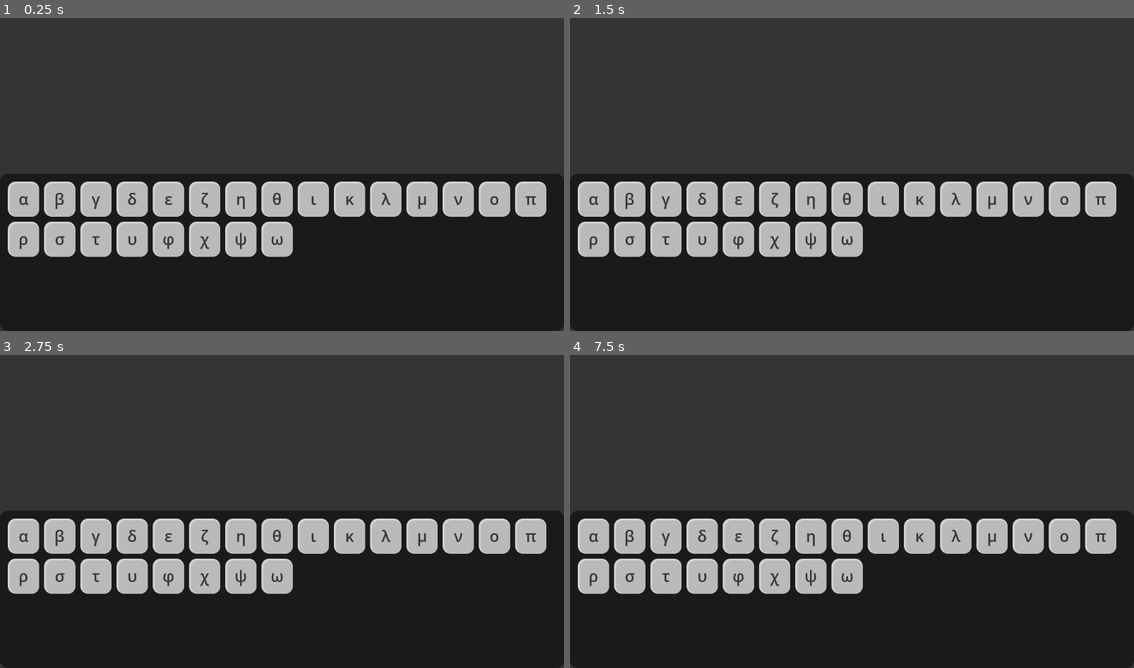
Above: before the commit, frames 1-4 (two rows, left to right).
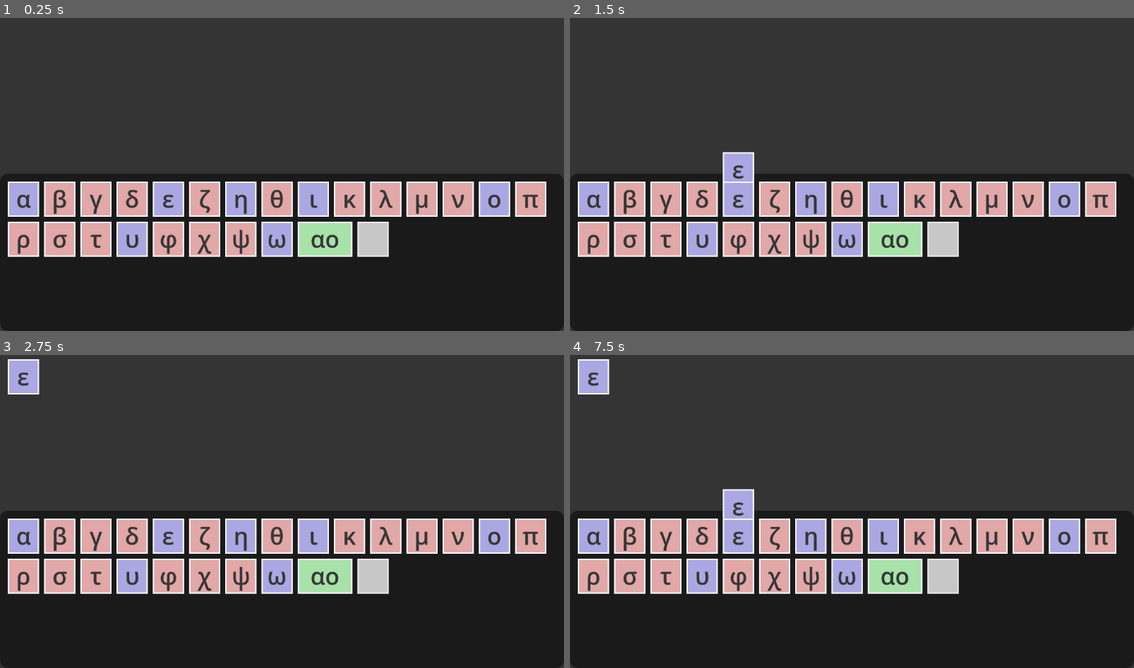
Above: after the commit, the same moments.

Repository: SpyCoderX/Greek-Edu
Game: Godot game, scene res://main.tscn
Two runs of this game, one before a commit and one after it. Both use one fixed random seed, a clock stepped at 60 frames per second and the inputs below.
Inputs (mouse positions are in pixels of both pictures, inside the frame that each line leads up to):
- Up to frame 1 (0.25 s): no input
- Up to frame 2 (1.5 s): tap Enter at 0.5 s; move the mouse to (976, 155) at 0.52 s; click (976, 155) at 0.67 s; tap Space at 1.25 s; move the mouse to (739, 187) at 1.27 s; click (739, 187) at 1.42 s
- Up to frame 3 (2.75 s): tap Enter at 2 s; move the mouse to (338, 439) at 2.02 s; click (338, 439) at 2.17 s
- Up to frame 4 (7.5 s): tap Space at 2.75, 5 s; move the mouse to (823, 574) at 2.77 s; click (823, 574) at 2.92 s; move the mouse to (1021, 558) at 3.52 s; click (1021, 558) at 3.67 s; tap Enter at 4.25 s; move the mouse to (682, 461) at 4.27 s; click (682, 461) at 4.42 s; move the mouse to (880, 508) at 5.02 s; click (880, 508) at 5.17 s; move the mouse to (767, 430) at 5.77 s; click (767, 430) at 5.92 s; move the mouse to (976, 492) at 6.52 s; click (976, 492) at 6.67 s; move the mouse to (739, 524) at 7.27 s; click (739, 524) at 7.42 s

The runs differ from the first frame. In frame 1, 16% of the frame differs, in the area x 1-97%, y 52-77%; in frame 2, 16%; in frame 3, 17%; in frame 4, 17%, in the area x 1-97%, y 1-77%.

Commit message:
Product v1

Diff:
--- /dev/null
+++ b/Assets/Diphthong Card Selected.svg
@@ -0,0 +1,56 @@
+<?xml version="1.0" encoding="UTF-8" standalone="no"?>
+<!-- Created with Inkscape (http://www.inkscape.org/) -->
+
+<svg
+   width="112"
+   height="72"
+   viewBox="0 0 29.633333 19.05"
+   version="1.1"
+   id="svg1"
+   inkscape:version="1.3.2 (091e20e, 2023-11-25, custom)"
+   sodipodi:docname="Diphthong Card Selected.svg"
+   xmlns:inkscape="http://www.inkscape.org/namespaces/inkscape"
+   xmlns:sodipodi="http://sodipodi.sourceforge.net/DTD/sodipodi-0.dtd"
+   xmlns="http://www.w3.org/2000/svg"
+   xmlns:svg="http://www.w3.org/2000/svg">
+  <sodipodi:namedview
+     id="namedview1"
+     pagecolor="#ffffff"
+     bordercolor="#000000"
+     borderopacity="0.25"
+     inkscape:showpageshadow="2"
+     inkscape:pageopacity="0.0"
+     inkscape:pagecheckerboard="0"
+     inkscape:deskcolor="#d1d1d1"
+     inkscape:document-units="px"
+     inkscape:zoom="8.6778906"
+     inkscape:cx="38.488616"
+     inkscape:cy="36.702468"
+     inkscape:window-width="1920"
+     inkscape:window-height="1057"
+     inkscape:window-x="-8"
+     inkscape:window-y="-8"
+     inkscape:window-maximized="1"
+     inkscape:current-layer="layer1" />
+  <defs
+     id="defs1" />
+  <g
+     inkscape:label="Layer 1"
+     inkscape:groupmode="layer"
+     id="layer1">
+    <rect
+       style="fill:#def2db;fill-opacity:1;stroke-width:0.625802;stroke-linecap:round;stroke-linejoin:round"
+       id="rect1"
+       width="29.633333"
+       height="19.049999"
+       x="0"
+       y="0" />
+    <rect
+       style="fill:#aee3aa;fill-opacity:1;stroke-width:0.582891;stroke-linecap:round;stroke-linejoin:round"
+       id="rect2"
+       width="28.045834"
+       height="17.4625"
+       x="0.79374999"
+       y="0.79374999" />
+  </g>
+</svg>
--- /dev/null
+++ b/Assets/Diphthong Card.svg
@@ -0,0 +1,56 @@
+<?xml version="1.0" encoding="UTF-8" standalone="no"?>
+<!-- Created with Inkscape (http://www.inkscape.org/) -->
+
+<svg
+   width="112"
+   height="72"
+   viewBox="0 0 29.633333 19.05"
+   version="1.1"
+   id="svg1"
+   inkscape:version="1.3.2 (091e20e, 2023-11-25, custom)"
+   sodipodi:docname="Diphthong Card.svg"
+   xmlns:inkscape="http://www.inkscape.org/namespaces/inkscape"
+   xmlns:sodipodi="http://sodipodi.sourceforge.net/DTD/sodipodi-0.dtd"
+   xmlns="http://www.w3.org/2000/svg"
+   xmlns:svg="http://www.w3.org/2000/svg">
+  <sodipodi:namedview
+     id="namedview1"
+     pagecolor="#ffffff"
+     bordercolor="#000000"
+     borderopacity="0.25"
+     inkscape:showpageshadow="2"
+     inkscape:pageopacity="0.0"
+     inkscape:pagecheckerboard="0"
+     inkscape:deskcolor="#d1d1d1"
+     inkscape:document-units="px"
+     inkscape:zoom="4.3389453"
+     inkscape:cx="41.945677"
+     inkscape:cy="56.3501"
+     inkscape:window-width="1536"
+     inkscape:window-height="841"
+     inkscape:window-x="1912"
+     inkscape:window-y="305"
+     inkscape:window-maximized="1"
+     inkscape:current-layer="layer1" />
+  <defs
+     id="defs1" />
+  <g
+     inkscape:label="Layer 1"
+     inkscape:groupmode="layer"
+     id="layer1">
+    <rect
+       style="fill:#f4f4f4;fill-opacity:1;stroke-width:0.625802;stroke-linecap:round;stroke-linejoin:round"
+       id="rect1"
+       width="29.633333"
+       height="19.049999"
+       x="0"
+       y="0" />
+    <rect
+       style="fill:#a7e2a8;fill-opacity:1;stroke-width:0.582891;stroke-linecap:round;stroke-linejoin:round"
+       id="rect2"
+       width="28.045834"
+       height="17.4625"
+       x="0.79374999"
+       y="0.79374999" />
+  </g>
+</svg>
--- a/Assets/Letter Card Selected.svg
+++ b/Assets/Letter Card Selected.svg
@@ -23,9 +23,9 @@
      inkscape:pagecheckerboard="0"
      inkscape:deskcolor="#d1d1d1"
      inkscape:document-units="px"
-     inkscape:zoom="2.1694726"
-     inkscape:cx="6.9141227"
-     inkscape:cy="61.535692"
+     inkscape:zoom="8.6778906"
+     inkscape:cx="17.515777"
+     inkscape:cy="29.442639"
      inkscape:window-width="1920"
      inkscape:window-height="1057"
      inkscape:window-x="-8"
@@ -39,22 +39,18 @@
      inkscape:groupmode="layer"
      id="layer1">
     <rect
-       style="fill:#c9d9d9;stroke:none;stroke-width:0.264583;stroke-linecap:round;stroke-linejoin:round;fill-opacity:1"
+       style="fill:#f2dbdb;stroke-width:0.473062;stroke-linecap:round;stroke-linejoin:round;fill-opacity:1"
        id="rect1"
        width="16.933332"
        height="19.049999"
        x="0"
-       y="-1.110223e-16"
-       rx="4.2333331"
-       ry="4.2333331" />
+       y="0" />
     <rect
-       style="fill:#afc5c5;fill-opacity:1;stroke:none;stroke-width:0.248369;stroke-linecap:round;stroke-linejoin:round"
+       style="fill:#e3aaaa;fill-opacity:1;stroke-width:0.43117;stroke-linecap:round;stroke-linejoin:round"
        id="rect2"
-       width="15.805226"
-       height="17.984863"
-       x="1.1281064"
-       y="1.0651363"
-       rx="3.9513066"
-       ry="3.9966359" />
+       width="15.345833"
+       height="17.4625"
+       x="0.79374999"
+       y="0.79374999" />
   </g>
 </svg>
--- a/Assets/Letter Card.svg
+++ b/Assets/Letter Card.svg
@@ -24,12 +24,12 @@
      inkscape:deskcolor="#d1d1d1"
      inkscape:document-units="px"
      inkscape:zoom="8.6778906"
-     inkscape:cx="7.0293581"
-     inkscape:cy="38.89194"
-     inkscape:window-width="1920"
-     inkscape:window-height="1057"
-     inkscape:window-x="-8"
-     inkscape:window-y="-8"
+     inkscape:cx="17.515777"
+     inkscape:cy="29.557874"
+     inkscape:window-width="1536"
+     inkscape:window-height="841"
+     inkscape:window-x="1912"
+     inkscape:window-y="305"
      inkscape:window-maximized="1"
      inkscape:current-layer="layer1" />
   <defs
@@ -39,22 +39,18 @@
      inkscape:groupmode="layer"
      id="layer1">
     <rect
-       style="fill:#d1d1d1;stroke:none;stroke-width:0.264583;stroke-linecap:round;stroke-linejoin:round;fill-opacity:1"
+       style="fill:#f4f4f4;stroke-width:0.473062;stroke-linecap:round;stroke-linejoin:round;fill-opacity:1"
        id="rect1"
        width="16.933332"
        height="19.049999"
        x="0"
-       y="-1.110223e-16"
-       rx="4.2333331"
-       ry="4.2333331" />
+       y="0" />
     <rect
-       style="fill:#bababa;fill-opacity:1;stroke:none;stroke-width:0.248369;stroke-linecap:round;stroke-linejoin:round"
+       style="fill:#e2a7a7;fill-opacity:1;stroke-width:0.43117;stroke-linecap:round;stroke-linejoin:round"
        id="rect2"
-       width="15.805226"
-       height="17.984863"
-       x="1.1281064"
-       y="1.0651363"
-       rx="3.9513066"
-       ry="3.9966359" />
+       width="15.345833"
+       height="17.4625"
+       x="0.79374999"
+       y="0.79374999" />
   </g>
 </svg>
--- /dev/null
+++ b/Assets/Space Card.svg
@@ -0,0 +1,56 @@
+<?xml version="1.0" encoding="UTF-8" standalone="no"?>
+<!-- Created with Inkscape (http://www.inkscape.org/) -->
+
+<svg
+   width="64"
+   height="72"
+   viewBox="0 0 16.933333 19.05"
+   version="1.1"
+   id="svg1"
+   inkscape:version="1.3.2 (091e20e, 2023-11-25, custom)"
+   sodipodi:docname="Space Card.svg"
+   xmlns:inkscape="http://www.inkscape.org/namespaces/inkscape"
+   xmlns:sodipodi="http://sodipodi.sourceforge.net/DTD/sodipodi-0.dtd"
+   xmlns="http://www.w3.org/2000/svg"
+   xmlns:svg="http://www.w3.org/2000/svg">
+  <sodipodi:namedview
+     id="namedview1"
+     pagecolor="#ffffff"
+     bordercolor="#000000"
+     borderopacity="0.25"
+     inkscape:showpageshadow="2"
+     inkscape:pageopacity="0.0"
+     inkscape:pagecheckerboard="0"
+     inkscape:deskcolor="#d1d1d1"
+     inkscape:document-units="px"
+     inkscape:zoom="8.6778906"
+     inkscape:cx="17.515777"
+     inkscape:cy="29.557874"
+     inkscape:window-width="1920"
+     inkscape:window-height="1057"
+     inkscape:window-x="-8"
+     inkscape:window-y="-8"
+     inkscape:window-maximized="1"
+     inkscape:current-layer="layer1" />
+  <defs
+     id="defs1" />
+  <g
+     inkscape:label="Layer 1"
+     inkscape:groupmode="layer"
+     id="layer1">
+    <rect
+       style="fill:#e7e7e7;stroke-width:0.473062;stroke-linecap:round;stroke-linejoin:round;fill-opacity:1"
+       id="rect1"
+       width="16.933332"
+       height="19.049999"
+       x="0"
+       y="0" />
+    <rect
+       style="fill:#c7c7c7;fill-opacity:1;stroke-width:0.43117;stroke-linecap:round;stroke-linejoin:round"
+       id="rect2"
+       width="15.345833"
+       height="17.4625"
+       x="0.79374999"
+       y="0.79374999" />
+  </g>
+</svg>
--- /dev/null
+++ b/Assets/Vowel Card Selected.svg
@@ -0,0 +1,56 @@
+<?xml version="1.0" encoding="UTF-8" standalone="no"?>
+<!-- Created with Inkscape (http://www.inkscape.org/) -->
+
+<svg
+   width="64"
+   height="72"
+   viewBox="0 0 16.933333 19.05"
+   version="1.1"
+   id="svg1"
+   inkscape:version="1.3.2 (091e20e, 2023-11-25, custom)"
+   sodipodi:docname="Vowel Card Selected.svg"
+   xmlns:inkscape="http://www.inkscape.org/namespaces/inkscape"
+   xmlns:sodipodi="http://sodipodi.sourceforge.net/DTD/sodipodi-0.dtd"
+   xmlns="http://www.w3.org/2000/svg"
+   xmlns:svg="http://www.w3.org/2000/svg">
+  <sodipodi:namedview
+     id="namedview1"
+     pagecolor="#ffffff"
+     bordercolor="#000000"
+     borderopacity="0.25"
+     inkscape:showpageshadow="2"
+     inkscape:pageopacity="0.0"
+     inkscape:pagecheckerboard="0"
+     inkscape:deskcolor="#d1d1d1"
+     inkscape:document-units="px"
+     inkscape:zoom="8.6778906"
+     inkscape:cx="17.515777"
+     inkscape:cy="29.557874"
+     inkscape:window-width="1920"
+     inkscape:window-height="1057"
+     inkscape:window-x="-8"
+     inkscape:window-y="-8"
+     inkscape:window-maximized="1"
+     inkscape:current-layer="layer1" />
+  <defs
+     id="defs1" />
+  <g
+     inkscape:label="Layer 1"
+     inkscape:groupmode="layer"
+     id="layer1">
+    <rect
+       style="fill:#dbddf2;stroke-width:0.473062;stroke-linecap:round;stroke-linejoin:round;fill-opacity:1"
+       id="rect1"
+       width="16.933332"
+       height="19.049999"
+       x="0"
+       y="0" />
+    <rect
+       style="fill:#aaafe3;fill-opacity:1;stroke-width:0.43117;stroke-linecap:round;stroke-linejoin:round"
+       id="rect2"
+       width="15.345833"
+       height="17.4625"
+       x="0.79374999"
+       y="0.79374999" />
+  </g>
+</svg>
--- /dev/null
+++ b/Assets/Vowel Card.svg
@@ -0,0 +1,56 @@
+<?xml version="1.0" encoding="UTF-8" standalone="no"?>
+<!-- Created with Inkscape (http://www.inkscape.org/) -->
+
+<svg
+   width="64"
+   height="72"
+   viewBox="0 0 16.933333 19.05"
+   version="1.1"
+   id="svg1"
+   inkscape:version="1.3.2 (091e20e, 2023-11-25, custom)"
+   sodipodi:docname="Vowel Card.svg"
+   xmlns:inkscape="http://www.inkscape.org/namespaces/inkscape"
+   xmlns:sodipodi="http://sodipodi.sourceforge.net/DTD/sodipodi-0.dtd"
+   xmlns="http://www.w3.org/2000/svg"
+   xmlns:svg="http://www.w3.org/2000/svg">
+  <sodipodi:namedview
+     id="namedview1"
+     pagecolor="#ffffff"
+     bordercolor="#000000"
+     borderopacity="0.25"
+     inkscape:showpageshadow="2"
+     inkscape:pageopacity="0.0"
+     inkscape:pagecheckerboard="0"
+     inkscape:deskcolor="#d1d1d1"
+     inkscape:document-units="px"
+     inkscape:zoom="8.6778906"
+     inkscape:cx="17.515777"
+     inkscape:cy="29.557874"
+     inkscape:window-width="1536"
+     inkscape:window-height="841"
+     inkscape:window-x="1912"
+     inkscape:window-y="305"
+     inkscape:window-maximized="1"
+     inkscape:current-layer="layer1" />
+  <defs
+     id="defs1" />
+  <g
+     inkscape:label="Layer 1"
+     inkscape:groupmode="layer"
+     id="layer1">
+    <rect
+       style="fill:#f4f4f4;stroke-width:0.473062;stroke-linecap:round;stroke-linejoin:round;fill-opacity:1"
+       id="rect1"
+       width="16.933332"
+       height="19.049999"
+       x="0"
+       y="0" />
+    <rect
+       style="fill:#aaa7e2;fill-opacity:1;stroke-width:0.43117;stroke-linecap:round;stroke-linejoin:round"
+       id="rect2"
+       width="15.345833"
+       height="17.4625"
+       x="0.79374999"
+       y="0.79374999" />
+  </g>
+</svg>
--- /dev/null
+++ b/Scripts/Diphthong.gd
@@ -0,0 +1,7 @@
+extends Letter
+class_name Diphthong
+
+func _init():
+	SIZE = Vector2(112,72)
+	Normal_Texture = preload("res://Assets/Diphthong Card.svg")
+	Selected_Texture = preload("res://Assets/Diphthong Card Selected.svg")
--- a/Scripts/Letter.gd
+++ b/Scripts/Letter.gd
@@ -3,5 +3,15 @@
 
 @export var Lower : String
 @export var Upper : String
-@export var Vowel : bool = false
+@export var Vowel : bool = false:
+	set(new_vowel):
+		Vowel = new_vowel
+		if Vowel:
+			Normal_Texture = preload("res://Assets/Vowel Card.svg")
+			Selected_Texture = preload("res://Assets/Vowel Card Selected.svg")
 @export var Sound : AudioStream
+
+var SIZE : Vector2 = Vector2(64,72)
+
+var Normal_Texture : Texture = preload("res://Assets/Letter Card.svg")
+var Selected_Texture : Texture = preload("res://Assets/Letter Card Selected.svg")
--- /dev/null
+++ b/Scripts/Space.gd
@@ -0,0 +1,5 @@
+extends Letter
+class_name Space
+func _init():
+	Normal_Texture = preload("res://Assets/Space Card.svg")
+	Selected_Texture = preload("res://Assets/Space Card.svg")
--- a/Scripts/main.gd
+++ b/Scripts/main.gd
@@ -6,6 +6,7 @@
 @export var TileRef : PackedScene
 
 var Text : Array[Tile]
+var Letters : Array[Tile]
 
 const Spacing : Vector2 = Vector2(10,10)
 
@@ -15,44 +16,85 @@
 
 func setup() -> void:
 	for c in Characters:
-		addNewTile(c)
+		addGeneratorTile(c)
+
 
 func deleteTile(tile:Tile):
-	tile.queue_free()
+	tile.delete()
 	Text.erase(tile)
 	positionTextTiles()
 
 func addNewTile(c:Letter):
-
 	var tile : Tile = TileRef.instantiate()
-	tile.Character = c
-	tile.position = offsetFromID(Characters.find(c))
+	Letters.append(tile)
+	prepTile(tile,c)
 	LowerGrid.add_child(tile)
 	tile.movedToDeleteArea.connect(deleteTile.bind(tile))
 	tile.movedToTextArea.connect(addTile.bind(tile))
+	tile.mouseMoved.connect(addTile.bind(tile))
+	tile.activatePressedEvent()
+	addTile(tile)
+
+func addGeneratorTile(c):
+	var tile : Tile = TileRef.instantiate()
+	tile.isTileGenerator = true
+	Letters.append(tile)
+	prepTile(tile,c)
+	LowerGrid.add_child(tile)
 	tile.pickedUpFromSpawn.connect(addNewTile.bind(c))
+
+func prepTile(tile,c):
+	tile.Character = c
+	tile.target_position = offsetFromID(Characters.find(c))
+	tile.position = offsetFromID(Characters.find(c))
 	tile.lowerArea = LowerGrid
-	return tile
+
 
 func addTile(tile:Tile):
+	Letters.erase(tile)
 	Text.erase(tile) # If it is being moved around then remove it from the list first.
+	var diff : Vector2 = tile.target_position-tile.position
 	tile.reparent(UpperLines)
-	var id : int
-	if tile.position.x>Text.size()*Tile.SIZE.x || tile.position.y>Tile.SIZE.y*2.5:
-		id = Text.size()
-	else:
-		id = floor(tile.position.x/Tile.SIZE.x+0.5)
+	tile.target_position = tile.position+diff
+	var id : int = len(Text)
+	var offset : Vector2 = Vector2()
+	for x in range(len(Text)):
+		offset.x += Text[x].Character.SIZE.x
+		if offset.x>UpperLines.size.x:
+			offset.x = 0
+			offset.y += Text[x].Character.SIZE.y
+		if tile.Character.SIZE.y+offset.y>tile.target_position.y && offset.x>tile.target_position.x:
+			id = x
+			break
+
 	Text.insert(id,tile)
 	positionTextTiles()
+func sumTextWidth():
+	var width : float = 0
+	for tile in Text:
+		width += tile.Character.SIZE.x
+	return width
 func positionTextTiles():
 	var id : int = 0
 	for letter in Text:
-		letter.position = offsetInTextByID(id)
+		letter.target_position = offsetInTextByID(id)
 		id += 1
 
 func offsetFromID(id):
-	var tilesPerRow : int = ceili(LowerGrid.size.x/(Tile.SIZE.x+Spacing.x)-0.5)
-	return Tile.SIZE/2+Vector2((Tile.SIZE.x+Spacing.x)*(id%tilesPerRow),(Tile.SIZE.y+Spacing.y)*floor(id/tilesPerRow))
+	var offset : Vector2 = Letters[id].Character.SIZE/2
+	for x in range(len(Letters)):
+		if x>=id: break
+		offset.x += Letters[x].Character.SIZE.x + Spacing.x
+		if offset.x>LowerGrid.size.x:
+			offset.x = Letters[id].Character.SIZE.x/2
+			offset.y += Letters[id].Character.SIZE.y + Spacing.y
+	return offset
 func offsetInTextByID(id):
-	var tilesPerRow : int = ceili(UpperLines.size.x/(Tile.SIZE.x)-0.5)
-	return Tile.SIZE/2+Vector2((Tile.SIZE.x)*(id%tilesPerRow),(Tile.SIZE.y)*floor(id/tilesPerRow))
+	var offset : Vector2 = Text[id].Character.SIZE/2
+	for x in range(len(Text)):
+		if x>=id: break
+		offset.x += Text[x].Character.SIZE.x
+		if offset.x>UpperLines.size.x:
+			offset.x = Text[id].Character.SIZE.x/2
+			offset.y += Text[id].Character.SIZE.y
+	return offset
--- a/Scripts/tile.gd
+++ b/Scripts/tile.gd
@@ -1,12 +1,8 @@
 extends Sprite2D
 class_name Tile
 
-static var SIZE : Vector2 = Vector2(64,72)
 
-@export var Normal : Texture
-@export var Selected : Texture
-@export var Pressed : Texture
-
+@export var Offset : Vector2 = Vector2(0,-64)
 
 var isPressed : bool = false
 var contactPoint : Vector2
@@ -18,43 +14,79 @@
 		if text!=null:
 			text.text = Character.Lower
 
+var target_position : Vector2
+var deleted : bool = false
+var isTileGenerator : bool = false
 func _ready() -> void:
-	scale = SIZE/get_rect().size
-	texture = Normal
+	updateVisuals()
 
 func _process(delta: float) -> void:
+	if deleted: return
+	if isTileGenerator: return
 	if isPressed:
-		position = get_global_mouse_position()-contactPoint-(global_position-position)
+		target_position = get_global_mouse_position()-contactPoint-(global_position-position)+Offset
+	position = (position+target_position)/2.0
 
 
-func _unhandled_input(event: InputEvent) -> void:
+func _input(event: InputEvent) -> void:
+	if deleted: return
 	if event is InputEventMouseButton:
 		if isMouseOnThis() && event.pressed:
-			isPressed = true
-			contactPoint = get_global_mouse_position()-global_position
-			texture = Pressed
-			if global_position.y>lowerArea.global_position.y:
-				pickedUpFromSpawn.emit()
+			activatePressedEvent()
 		elif isPressed:
-				position = get_global_mouse_position()-contactPoint-(global_position-position)
-				texture = Selected if isMouseOnThis() else Normal
-				isPressed = false
-				if global_position.y<lowerArea.global_position.y:
-					movedToTextArea.emit()
-				else:
-					movedToDeleteArea.emit()
+			if !isTileGenerator:
+				target_position = get_global_mouse_position()-contactPoint-(global_position-position)+Offset
+			updateVisuals()
+			isPressed = false
+			if target_position.y + (global_position.y-position.y)<lowerArea.global_position.y:
+				movedToTextArea.emit()
+			else:
+				movedToDeleteArea.emit()
 
 	if event is InputEventMouseMotion:
+		if isPressed:
+			mouseMoved.emit()
 		if isMouseOnThis() && !isPressed:
-			texture = Selected
-		elif !isPressed && texture==Selected:
-			texture = Normal
+			updateVisuals()
+		elif !isPressed && texture==Character.Selected_Texture:
+			updateVisuals()
 
 func isMouseOnThis() -> bool:
 	return get_rect().has_point(get_global_mouse_position()-global_position)
+
+func updateVisuals():
+	texture = Character.Normal_Texture
+	scale = Character.SIZE/get_rect().size
+	z_index = 1
+	if isPressed:
+		z_index = 2
+	elif isMouseOnThis() && !isPressed:
+		texture = Character.Selected_Texture
+		scale*=1.1
+	$Label.set_anchors_preset(Control.PRESET_CENTER)
+
+func delete():
+	deleted = true
+	var tween = get_tree().create_tween()
+	tween.set_ease(Tween.EASE_IN)
+	tween.set_trans(Tween.TRANS_QUAD)
+	tween.tween_property(self,"position",Vector2(position.x,6000),2)
+	await tween.finished
+	queue_free()
+
+func activatePressedEvent():
+	isPressed = true
+	contactPoint = get_global_mouse_position()-global_position
+	updateVisuals()
+	if target_position.y + (global_position.y-position.y)>lowerArea.global_position.y:
+		pickedUpFromSpawn.emit()
+	else:
+		pickedUpFromText.emit()
 
 
 
 signal movedToTextArea
 signal movedToDeleteArea
 signal pickedUpFromSpawn
+signal pickedUpFromText
+signal mouseMoved
--- a/main.tscn
+++ b/main.tscn
@@ -1,9 +1,11 @@
-[gd_scene load_steps=30 format=3 uid="uid://c8dm0p5hnwoc3"]
+[gd_scene load_steps=34 format=3 uid="uid://c8dm0p5hnwoc3"]
 
 [ext_resource type="Theme" uid="uid://dq3nkyvt0p0ak" path="res://Assets/main_theme.tres" id="1_4g8ax"]
 [ext_resource type="Script" path="res://Scripts/main.gd" id="2_j7whi"]
 [ext_resource type="Script" path="res://Scripts/Letter.gd" id="3_l6agy"]
+[ext_resource type="Script" path="res://Scripts/Diphthong.gd" id="4_ly1yb"]
 [ext_resource type="PackedScene" uid="uid://cg8pqtjxwyrvb" path="res://tile.tscn" id="4_yimjp"]
+[ext_resource type="Script" path="res://Scripts/Space.gd" id="5_ify1m"]
 
 [sub_resource type="StyleBoxFlat" id="StyleBoxFlat_fnnxu"]
 bg_color = Color(0.205117, 0.205117, 0.205117, 1)
@@ -145,6 +147,18 @@
 Lower = "ω"
 Upper = "Ω"
 Vowel = true
+
+[sub_resource type="Resource" id="Resource_xyvuf"]
+script = ExtResource("4_ly1yb")
+Lower = "αο"
+Upper = "Αο"
+Vowel = false
+
+[sub_resource type="Resource" id="Resource_ad2ln"]
+script = ExtResource("5_ify1m")
+Lower = ""
+Upper = ""
+Vowel = false
 
 [sub_resource type="StyleBoxFlat" id="StyleBoxFlat_mdyg2"]
 bg_color = Color(0.103744, 0.103744, 0.103744, 1)
@@ -163,7 +177,7 @@
 theme = ExtResource("1_4g8ax")
 theme_override_styles/panel = SubResource("StyleBoxFlat_fnnxu")
 script = ExtResource("2_j7whi")
-Characters = Array[ExtResource("3_l6agy")]([SubResource("Res …(655 unchanged characters)… e_mcj1f"), SubResource("Resource_4bgu2")])
+Characters = Array[ExtResource("3_l6agy")]([SubResource("Res …(655 unchanged characters)… e_mcj1f"), SubResource("Resource_4bgu2"), SubResource("Resource_xyvuf"), SubResource("Resource_ad2ln")])
 LowerGrid = NodePath("Container/LG Panel (Container)/LG Margin/Lower Grid")
 UpperLines = NodePath("Container/UL Margin/Upper Lines")
 TileRef = ExtResource("4_yimjp")
--- a/tile.tscn
+++ b/tile.tscn
@@ -1,34 +1,31 @@
-[gd_scene load_steps=6 format=3 uid="uid://cg8pqtjxwyrvb"]
+[gd_scene load_steps=5 format=3 uid="uid://cg8pqtjxwyrvb"]
 
 [ext_resource type="Texture2D" uid="uid://d35u1qquu8spt" path="res://Assets/Letter Card.svg" id="1_q472g"]
 [ext_resource type="Script" path="res://Scripts/tile.gd" id="1_qwdbh"]
-[ext_resource type="Texture2D" uid="uid://nfkwbywkx01p" path="res://Assets/Letter Card Selected.svg" id="3_cimny"]
-[ext_resource type="Texture2D" uid="uid://cfvxtdex1ja6y" path="res://Assets/Letter Card Pressed.svg" id="4_urqxl"]
+
+[sub_resource type="SystemFont" id="SystemFont_qlm3v"]
+font_names = PackedStringArray("Bell MT")
 
 [sub_resource type="LabelSettings" id="LabelSettings_kf051"]
-font_size = 32
+font = SubResource("SystemFont_qlm3v")
+font_size = 48
 font_color = Color(0.212305, 0.212305, 0.212305, 1)
 
 [node name="Node2D" type="Sprite2D" node_paths=PackedStringArray("text")]
 z_index = 1
 texture = ExtResource("1_q472g")
 script = ExtResource("1_qwdbh")
-Normal = ExtResource("1_q472g")
-Selected = ExtResource("3_cimny")
-Pressed = ExtResource("4_urqxl")
 text = NodePath("Label")
 
 [node name="Label" type="Label" parent="."]
-anchors_preset = 15
-anchor_right = 1.0
-anchor_bottom = 1.0
-offset_left = -32.0
-offset_top = -36.0
-offset_right = -32.0
-offset_bottom = -36.0
+offset_left = -42.0
+offset_top = -23.0
+offset_right = 42.0
+offset_bottom = 22.0
 grow_horizontal = 2
 grow_vertical = 2
-text = "NULL"
+size_flags_horizontal = 4
+text = "ΝΥΛΛ"
 label_settings = SubResource("LabelSettings_kf051")
 horizontal_alignment = 1
 vertical_alignment = 1
Not shown, added: Assets/Diphthong Card Selected.svg.import
Not shown, added: Assets/Diphthong Card.svg.import
Not shown, added: Assets/Space Card.svg.import
Not shown, added: Assets/Vowel Card Selected.svg.import
Not shown, added: Assets/Vowel Card.svg.import
Not shown, changed: Exports/Greek EDU.html
Not shown, changed: Exports/Greek EDU.js
Not shown, changed: Exports/Greek EDU.pck
Not shown, changed: Exports/Greek EDU.wasm
Not shown, changed: index.html
